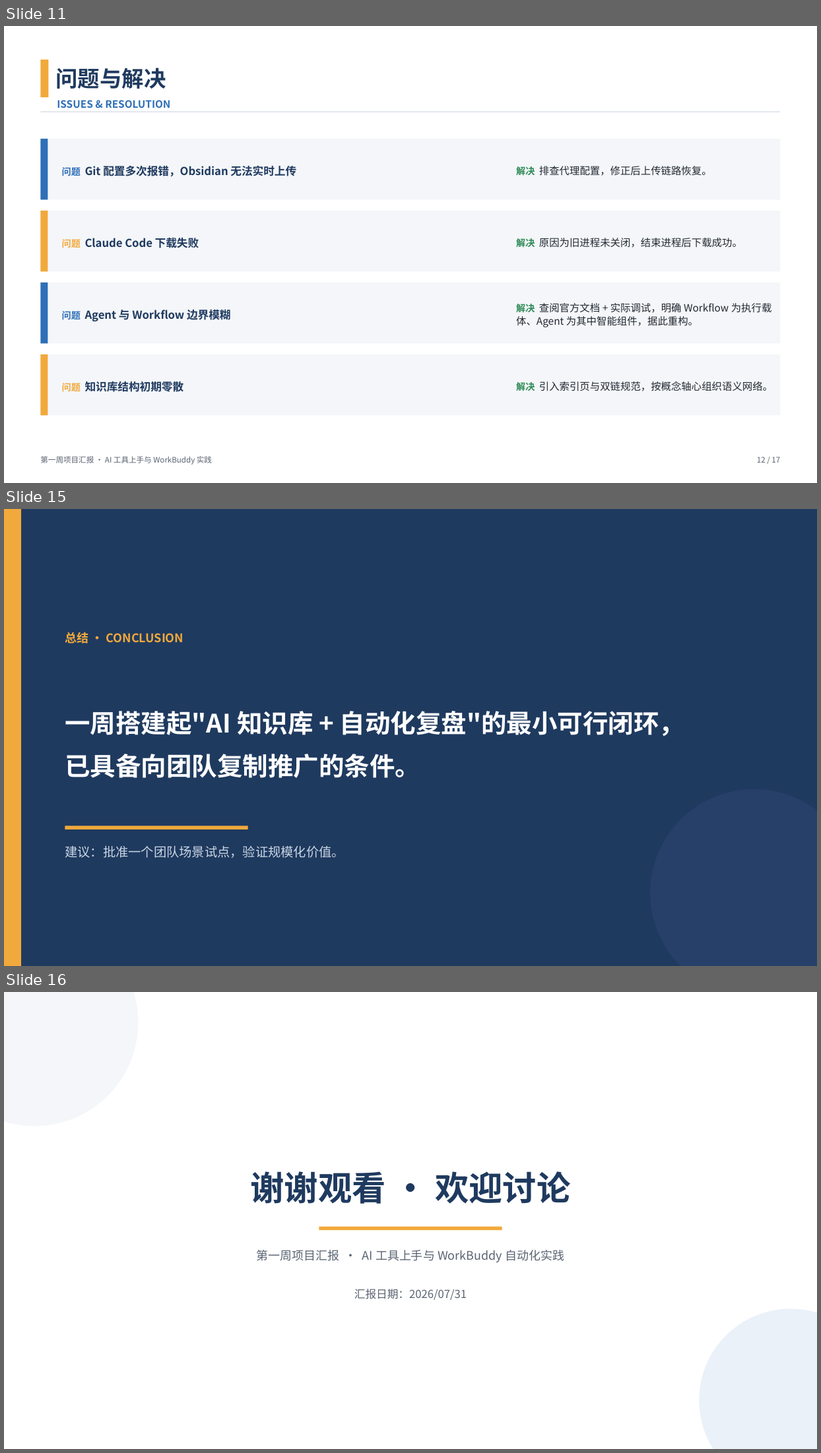
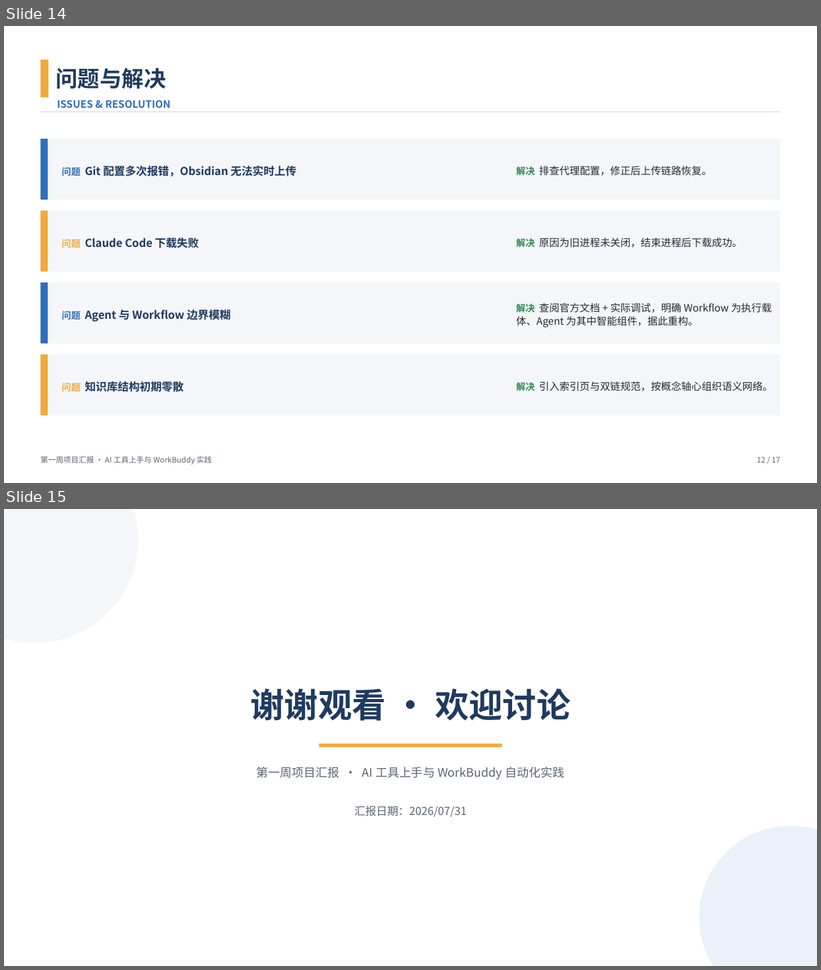
Before and after one commit to Zmjjkkdddh/obsidian, a slide deck: 第一周/项目汇报PPT/第一周项目汇报.pptx. Shown one above the other, each under a label of ours: slides 11, 15 and 16 before the commit, slides 14 and 15 after it; the slides between them are not shown. The pictures are 821x1453 and 821x970 pixels, drawn with LibreOffice and Linux fonts; fonts in the diff are those of the drawing. Boxes give left, top, right and bottom in pixels: in the first picture for what was removed or moved away, otherwise in the second. Text is boxed around its words. In the diff, an @@ line names an element or a change of style, - is before the commit and + after.

```diff
--- a/第一周/项目汇报PPT/第一周项目汇报.pptx
+++ b/第一周/项目汇报PPT/第一周项目汇报.pptx
@@ slide 15 removed at (4, 509, 817, 966), background #FFFFFF @@
@@ rectangle removed at (4, 509, 817, 966) @@
@@ rectangle removed at (4, 509, 21, 966) @@
@@ text removed at (65, 632, 184, 644) @@
-总结 · CONCLUSION
@@ text removed at (65, 711, 685, 778) @@
-一周搭建起"AI 知识库 + 自动化复盘"的最小可行闭环，
-已具备向团队复制推广的条件。
@@ ellipse removed at (651, 789, 817, 966) @@
@@ rectangle removed at (65, 826, 248, 830) @@
@@ text removed at (65, 846, 344, 858) @@
-建议：批准一个团队场景试点，验证规模化价值。
@@ what was slide 11 is now slide 14 @@
@@ what was slide 16 is now slide 15 @@
```
Also in this commit, not shown: 2 slides changed, 4 slides added, 4 other slides removed, 3 other files.
